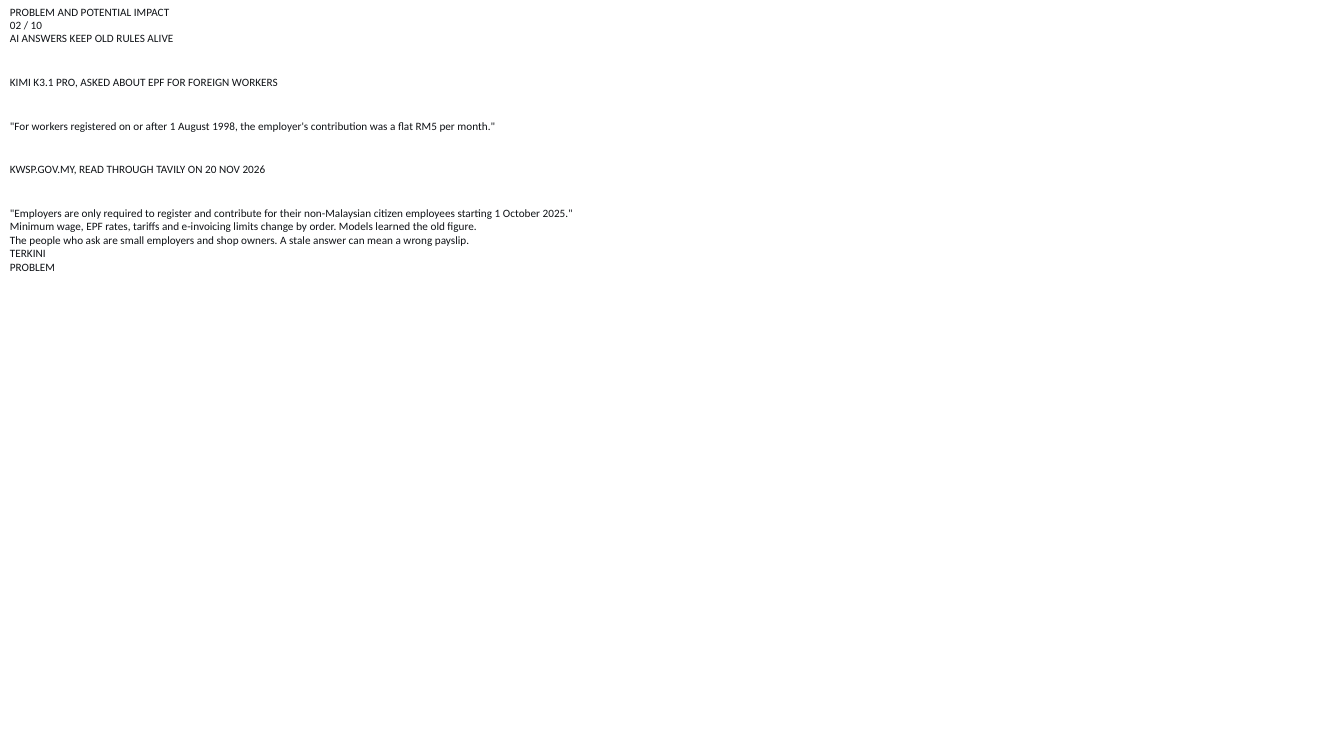
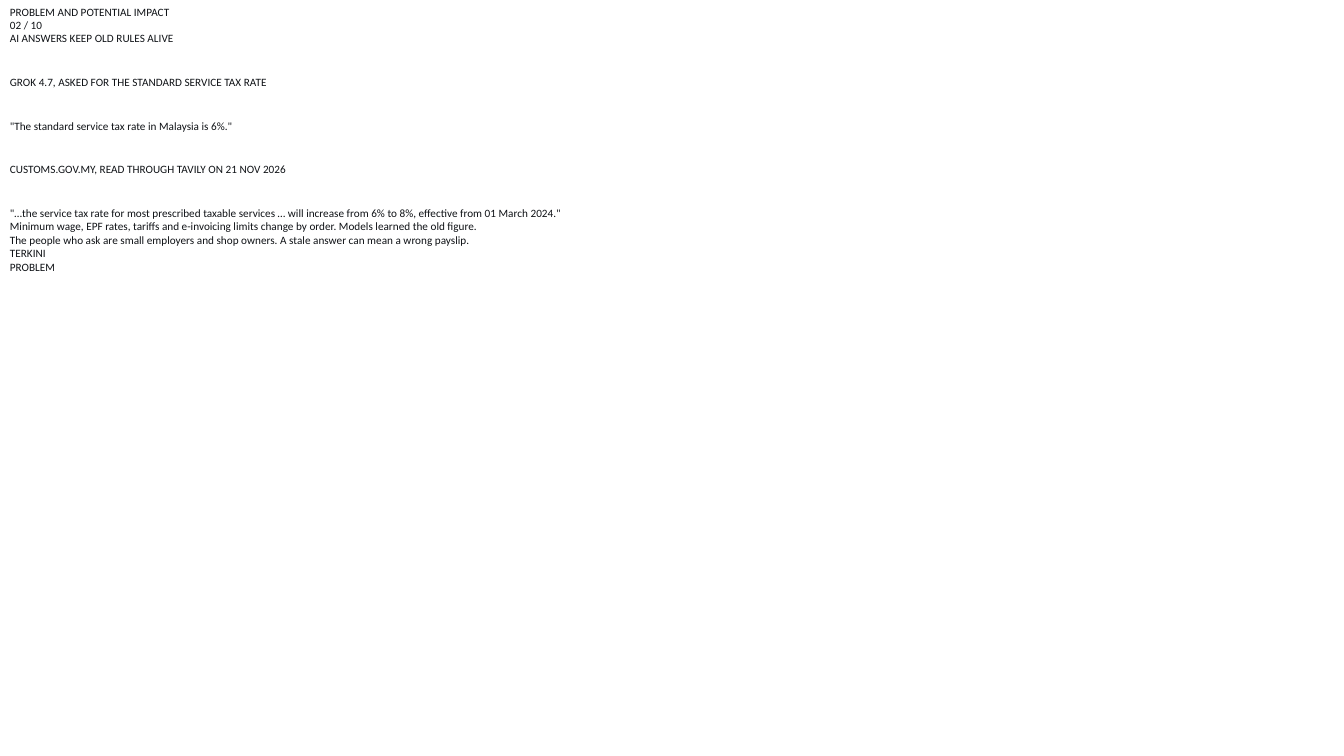
Before and after one commit to aimanmalib/terkini, a slide deck: slide 2 of docs/deck.pptx. Drawn at 1344x756 pixels with LibreOffice and Linux fonts; fonts in the diff are those of the drawing; background and template pictures are left out. Boxes give left, top, right and bottom in pixels: in the first picture for what was removed or moved away, otherwise in the second. Text is boxed around its words. In the diff, an @@ line names an element or a change of style, - is before the commit and + after.

```diff
--- a/docs/deck.pptx
+++ b/docs/deck.pptx
@@ text at [10,78,561,219]: text changed @@
-KIMI K3.1 PRO, ASKED ABOUT EPF FOR FOREIGN WORKERS
-"For workers registered on or after 1 August 1998, the employer's contribution was a flat RM5 per month."
-KWSP.GOV.MY, READ THROUGH TAVILY ON 20 NOV 2026
-"Employers are only required to register and contribute for their non-Malaysian citizen employees starting 1 October 2025."
+GROK 4.7, ASKED FOR THE STANDARD SERVICE TAX RATE
+"The standard service tax rate in Malaysia is 6%."
+CUSTOMS.GOV.MY, READ THROUGH TAVILY ON 21 NOV 2026
+"…the service tax rate for most prescribed taxable services … will increase from 6% to 8%, effective from 01 March 2024."
```
Also in this commit, not shown: 1 other slide changed, 5 other files.
